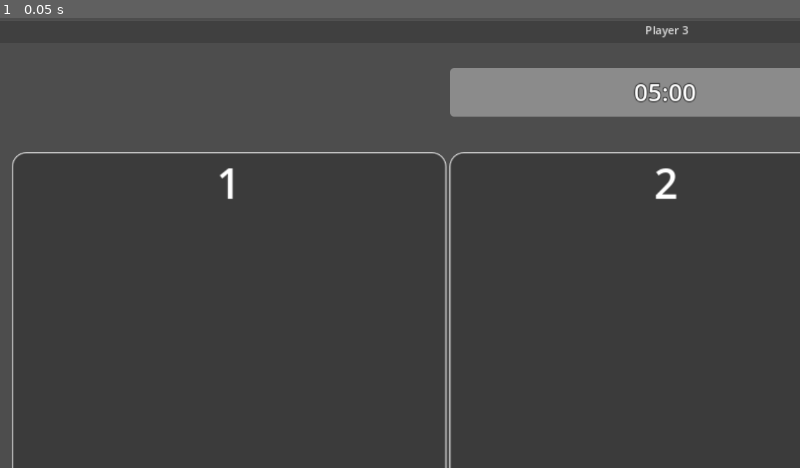
Above: before the commit, frame 1.
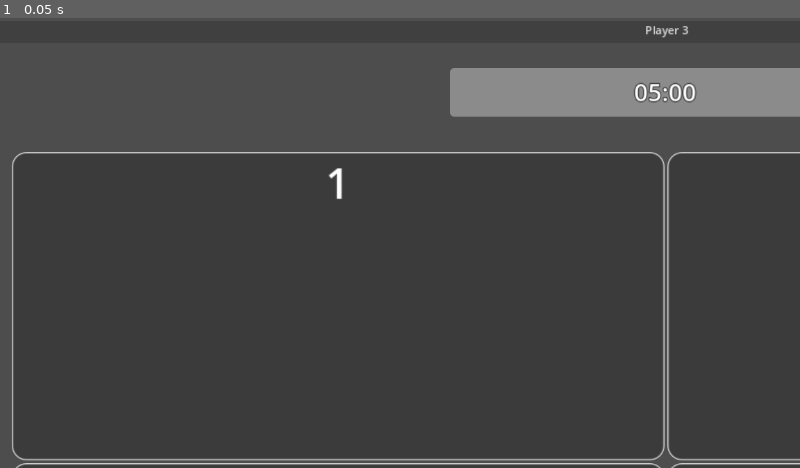
Above: after the commit, the same moment.

Repository: AsperTheDog/Shapzles
Game: Godot game, scene res://Scenes/Main.tscn
Two runs of this game, one before a commit and one after it. Both use one fixed random seed, a clock stepped at 60 frames per second and the inputs below.
Inputs:
- Up to frame 1 (0.05 s): no input

The runs differ from the first frame. In frame 1, 1.8% of the frame differs, in the area x 1-100%, y 29-100%.

Commit message:
Literally one line missing that completely stopped random puzzle selection

Diff:
--- a/GDProject/Scripts/GameManager.gd
+++ b/GDProject/Scripts/GameManager.gd
@@ -42,6 +42,7 @@
 			isGameWon = true
 			Logger.completePuzzle()
 		elif symbolData[currentLevel].size() != 0:
+			currentPuzzle = randi_range(0, symbolData[currentLevel].size() - 1)
 			while currentPuzzle in puzzlesDone[currentLevel]:
 				currentPuzzle = randi_range(0, symbolData[currentLevel].size() - 1)
 			puzzlesDone[currentLevel].append(currentPuzzle)
--- a/GDProject/Scripts/Main.gd
+++ b/GDProject/Scripts/Main.gd
@@ -51,7 +51,6 @@
 		row.get_node("time/bar").color = timeBarGradient.sample(timePercentage)
 
 
-
 func emptyLogTable():
 	for child in logContainer.get_children().filter(func(elem): return not elem.name.contains("placeholder")):
 		child.free()
